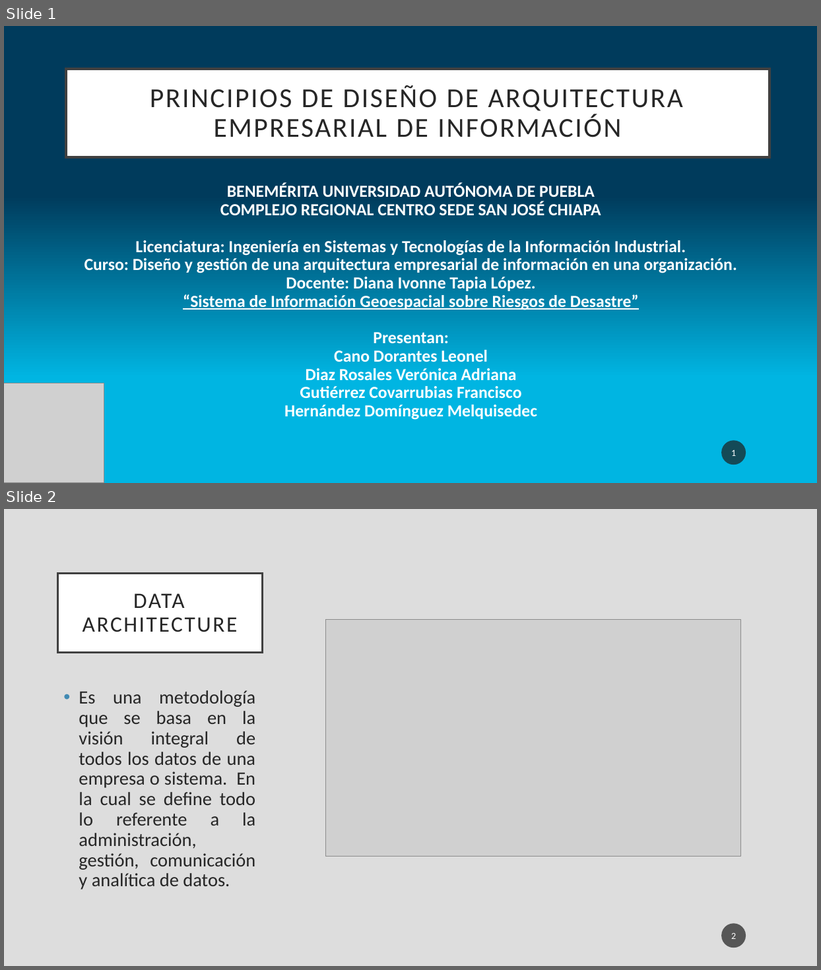
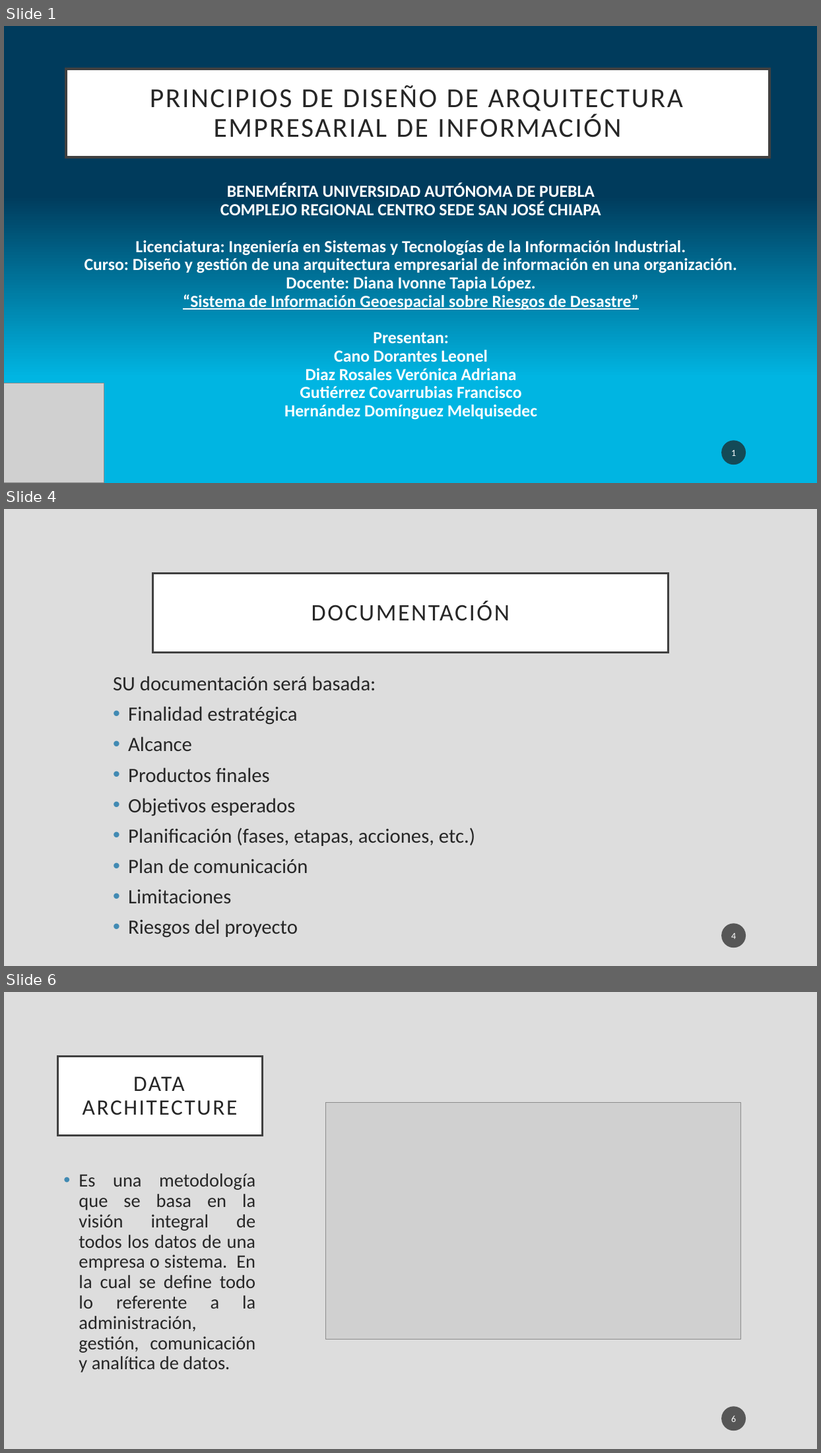
Before and after one commit to LeonelCano/Prueba1, a slide deck: Demanda 8.pptx. Shown one above the other, each under a label of ours: slides 1 and 2 before the commit, slides 1, 4 and 6 after it; the slides between them are not shown. The pictures are 821x970 and 821x1453 pixels, drawn with LibreOffice and Linux fonts; fonts in the diff are those of the drawing; grey boxes stand for pictures. Boxes give left, top, right and bottom in pixels: in the first picture for what was removed or moved away, otherwise in the second. Text is boxed around its words. In the diff, an @@ line names an element or a change of style, - is before the commit and + after.

```diff
--- a/Demanda 8.pptx
+++ b/Demanda 8.pptx
@@ slide 4 added at [4, 509, 817, 966], background #DDDDDD @@
@@ title added at [153, 573, 668, 652], fill #FFFFFF, outline #404040 2.5 pt, 28 pt, text #262626 @@
+DOCUMENTACIÓN
@@ text added at [113, 676, 475, 938], 24 pt, text #262626 @@
+SU documentación será basada:
+• Finalidad estratégica
+• Alcance
+• Productos finales
+• Objetivos esperados
+• Planificación (fases, etapas, acciones, etc.)
+• Plan de comunicación
+• Limitaciones
+• Riesgos del proyecto
@@ page number added at [722, 923, 746, 948], fill #1D1D1D at 70% opacity, 11 pt, text #FFFFFF @@
+4
@@ what was slide 2 is now slide 6 @@
@@ page number at [731, 1416, 736, 1422]: text changed @@
-2
+6
```
Also in this commit, not shown: 1 slide changed, 9 other slides added, 5 slides removed.
